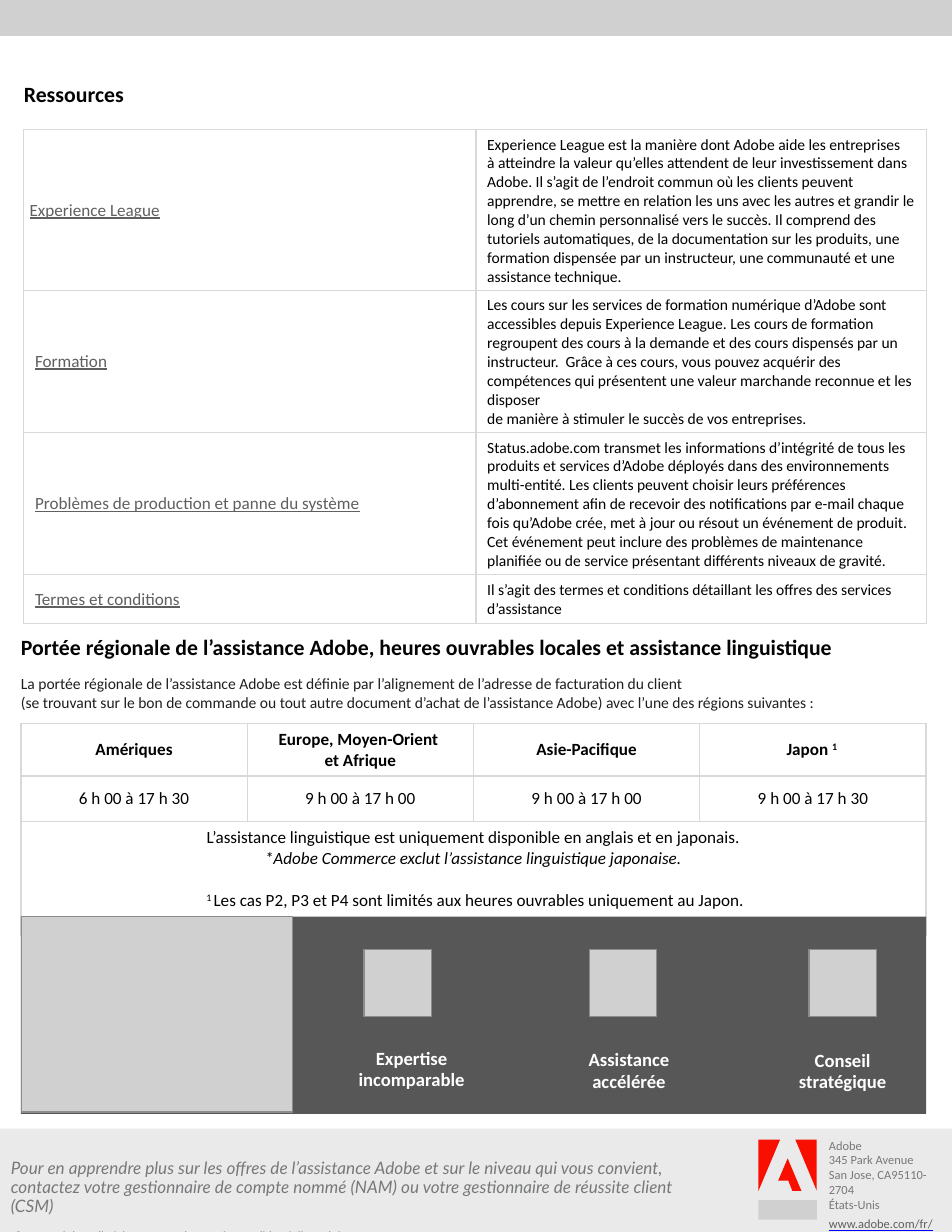
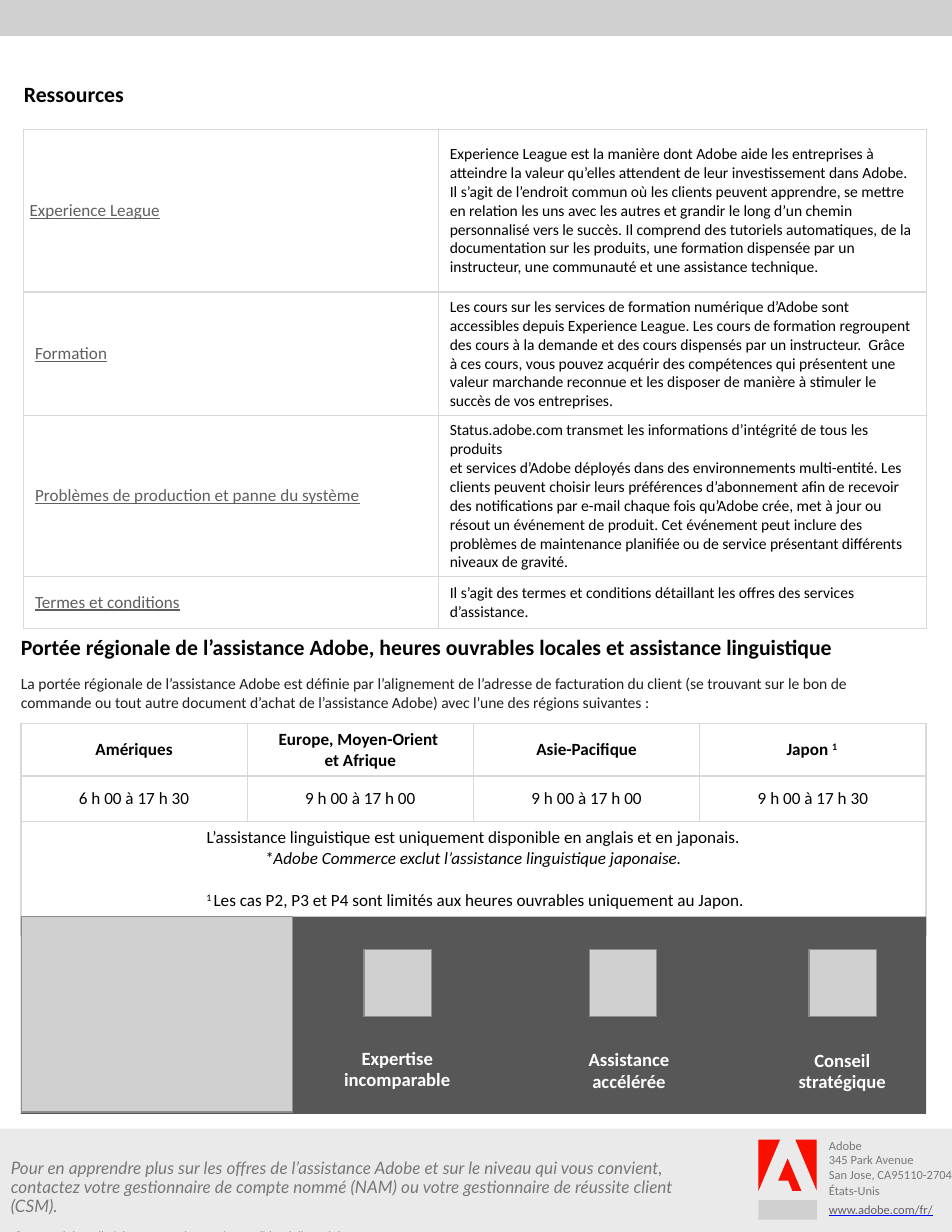
Before and after one commit to AdobeDocs/support-resources.fr-FR, a slide deck: slide 3 of help/data-sheets/assets/OnlineSupportDatasheet.pptx. Drawn at 952x1232 pixels with LibreOffice and Linux fonts; fonts in the diff are those of the drawing; grey boxes stand for pictures; background and template pictures are left out. Boxes give left, top, right and bottom in pixels: in the first picture for what was removed or moved away, otherwise in the second. Text is boxed around its words. In the diff, an @@ line names an element or a change of style, - is before the commit and + after.

```diff
--- a/help/data-sheets/assets/OnlineSupportDatasheet.pptx
+++ b/help/data-sheets/assets/OnlineSupportDatasheet.pptx
@@ table at (24, 130, 925, 621) @@
-row 4, column 2: Il s’agit des termes et conditions détaillant les offres des services d’assistance
+row 4, column 2: Il s’agit des termes et conditions détaillant les offres des services d’assistance.
@@ text "Portée régionale de l’assistance Adobe, ..." rewrapped from (21, 639, 831, 711) to (21, 639, 847, 711) @@
@@ text "Expertise incomparable": place and size @@
-text "Expertise incomparable" at (359, 1052, 465, 1089)
+text "Expertise incomparable" at (344, 1052, 450, 1089)
@@ text "Adobe" rewrapped from (829, 1141, 933, 1231) to (829, 1141, 952, 1216) @@
@@ text at (11, 1161, 673, 1214): text changed @@
-Pour en apprendre plus sur les offres de l’assistance Adobe et sur le niveau qui vous convient, contactez votre gestionnaire de compte nommé (NAM) ou votre gestionnaire de réussite client (CSM)
+Pour en apprendre plus sur les offres de l’assistance Adobe et sur le niveau qui vous convient,
+contactez votre gestionnaire de compte nommé (NAM) ou votre gestionnaire de réussite client (CSM).
```
Also in this commit, not shown: 2 other slides changed, 8 other files.
